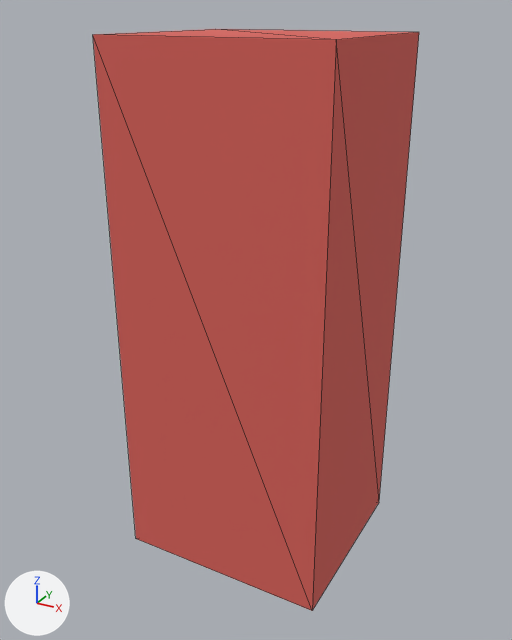
Renders of the OBJ model Project/ember-depths/assets/models/brute.obj from each side of a commit.
The view is the same before and after, from a camera (50 mm lens) standing at (1.8, -3.35, 2.56) and looking at (-0.02, -0.03, 0.91). Lighting does not change. The marker at lower left points along +X, +Y and +Z. The older version comes first. Mesh edges are drawn as thin lines. Where no turn or scale is listed for an object, it has been applied to the vertices. Vertices at exactly the same position are counted once.

The first picture shows 'brute'.
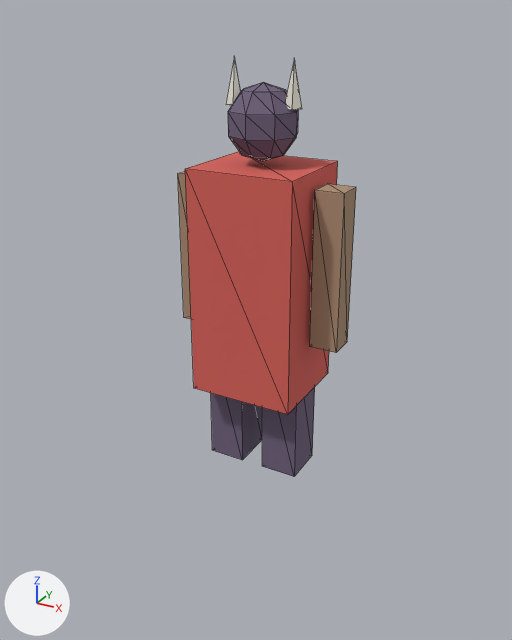
Changed parts and their boxes (x1, y1, x2, y2) in the pictures (512 x 640 px):
'brute', reshaped (45% narrower, 28% shorter): before (93, 29, 419, 611); after (178, 56, 356, 477)
part 1 of me_brute, added (red): after (185, 152, 338, 415)
part 2 of me_brute, added: after (228, 82, 298, 161)
part 3 of me_brute, added: after (226, 56, 241, 106)
part 4 of me_brute, added: after (285, 60, 302, 110)
part 5 of me_brute, added (beige): after (178, 171, 191, 319)
part 6 of me_brute, added (beige): after (310, 184, 356, 353)
part 7 of me_brute, added: after (211, 393, 262, 460)
part 8 of me_brute, added: after (262, 387, 315, 477)
part 9 of me_brute, deleted (red): before (93, 29, 419, 611)

The change, as a list of edits to the scene's bpy script:
```text
Add mat_prop_hide:
    mat_prop_hide = principled_material('prop_hide')
    mat_prop_hide.base_color = (0.42, 0.28, 0.18)  # beige #ad9076
    mat_prop_hide.roughness = 0.911
Add mat_prop_bone:
    mat_prop_bone = principled_material('prop_bone')
    mat_prop_bone.base_color = (0.85, 0.82, 0.72)  # white #edeadd
    mat_prop_bone.roughness = 0.911
Change me_brute:
    used by ob_brute; location = (0.0, 0.0, 0.0)
    remove me_brute.from_pydata(...)  # 16 vertices, 24 faces; spans x -0.62..0.62, y -0.55..0.55, z -0.55..2.45
    add me_brute.from_pydata(...)  # 88 vertices, 144 faces; spans x -0.5..0.5, y -0.28..0.28, z -0.02..2.34
    me_brute part 1: a new loose piece, a box spanning x -0.31..0.31, y -0.28..0.28, z 0.5..1.8, in mat_prop_blood (red #da6159)
    me_brute part 2: a new loose piece, a UV sphere (8 segments, 5 rings, poles along z) spanning x -0.19..0.19, y -0.19..0.19, z 1.82..2.22, in mat_prop_void (greyish purple #6f617c)
    me_brute part 3: a new loose piece, a 5-sided cone pointing to +z spanning x -0.211..-0.12, y -0.048..0.048, z 2.1..2.34, in mat_prop_bone (white #edeadd)
    me_brute part 4: a new loose piece, a 5-sided cone pointing to +z spanning x 0.13..0.22, y -0.048..0.048, z 2.1..2.34, in mat_prop_bone (white #edeadd)
    me_brute part 5: a new loose piece, a box spanning x -0.5..-0.34, y -0.08..0.08, z 0.84..1.72, in mat_prop_hide (beige #ad9076)
    me_brute part 6: a new loose piece, a box spanning x 0.34..0.5, y -0.08..0.08, z 0.84..1.72, in mat_prop_hide (beige #ad9076)
    me_brute part 7: a new loose piece, a box spanning x -0.29..-0.07, y -0.13..0.13, z -0.02..0.82, in mat_prop_void (greyish purple #6f617c)
    me_brute part 8: a new loose piece, a box spanning x 0.07..0.29, y -0.13..0.13, z -0.02..0.82, in mat_prop_void (greyish purple #6f617c)
    me_brute part 9: the loose piece of 8 vertices spanning x -0.62..0.62, y -0.55..0.55, z -0.55..2.45 is deleted
    other edits to the shape of me_brute do not show in these pictures
    add me_brute.materials.append(mat_prop_bone)  # white #edeadd
    add me_brute.materials.append(mat_prop_hide)  # beige #ad9076
```
